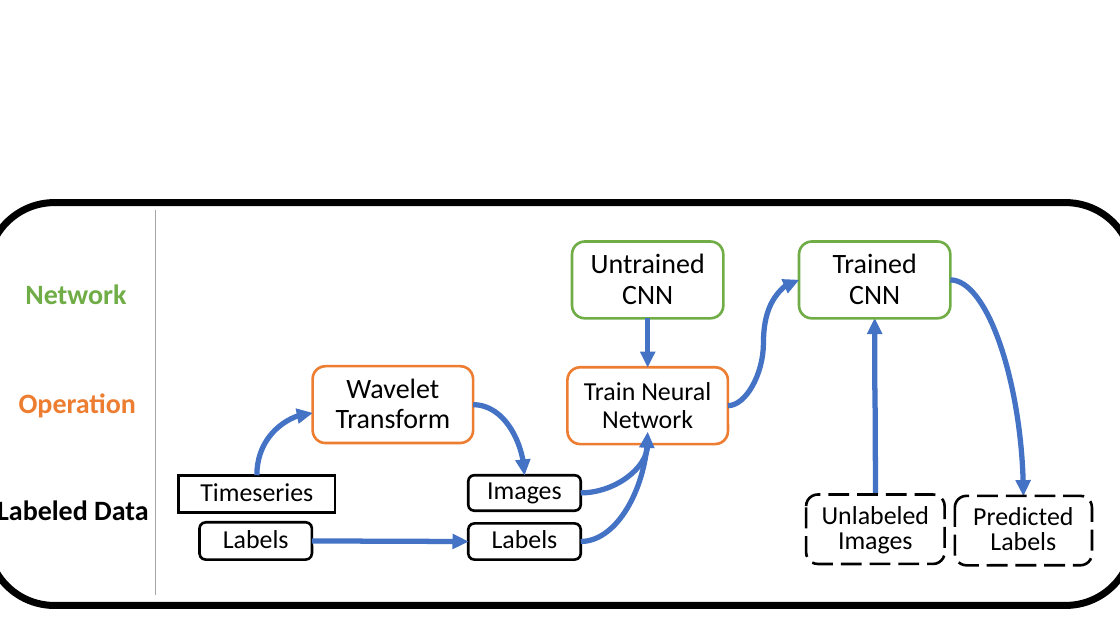
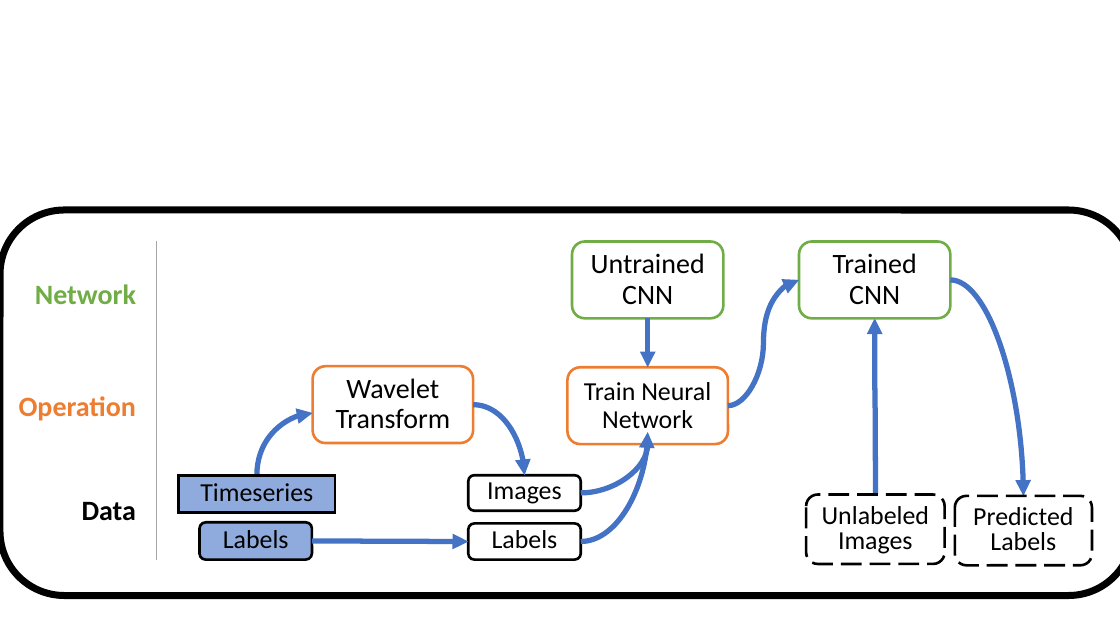
Before and after one commit to jonathan-walter/wavelet-ewi, a slide deck: slide 3 of TRFigures.pptx. Drawn at 1120x630 pixels with LibreOffice and Linux fonts; fonts in the diff are those of the drawing. Boxes give left, top, right and bottom in pixels: in the first picture for what was removed or moved away, otherwise in the second. Text is boxed around its words. In the diff, an @@ line names an element or a change of style, - is before the commit and + after.

```diff
--- a/TRFigures.pptx
+++ b/TRFigures.pptx
@@ rounded rectangle: place and size @@
-rounded rectangle at [0,202,1120,606]
+rounded rectangle at [0,210,1120,596]
@@ line moved from (155, 210) - (155, 596) to (157, 242) - (157, 560) @@
@@ text "Network": place and size @@
-text "Network" at [25,284,126,304]
+text "Network" at [35,284,136,304]
@@ subtitle "Timeseries" at [179,476,335,513]: fill #FFFFFF to #8FAADC @@
@@ text at [82,502,136,521]: text changed @@
-Labeled Data
+Data
@@ rounded rectangle "Labels" at [199,523,312,560]: fill #FFFFFF to #8FAADC @@
```
Also in this commit, not shown: 1 other slide changed, 1 slide added, 8 other files.
